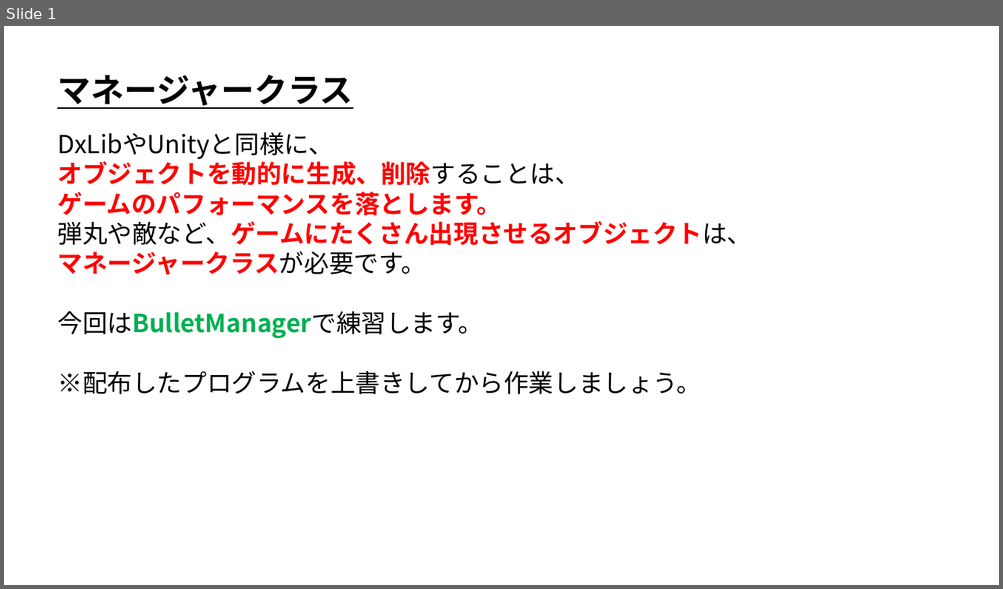
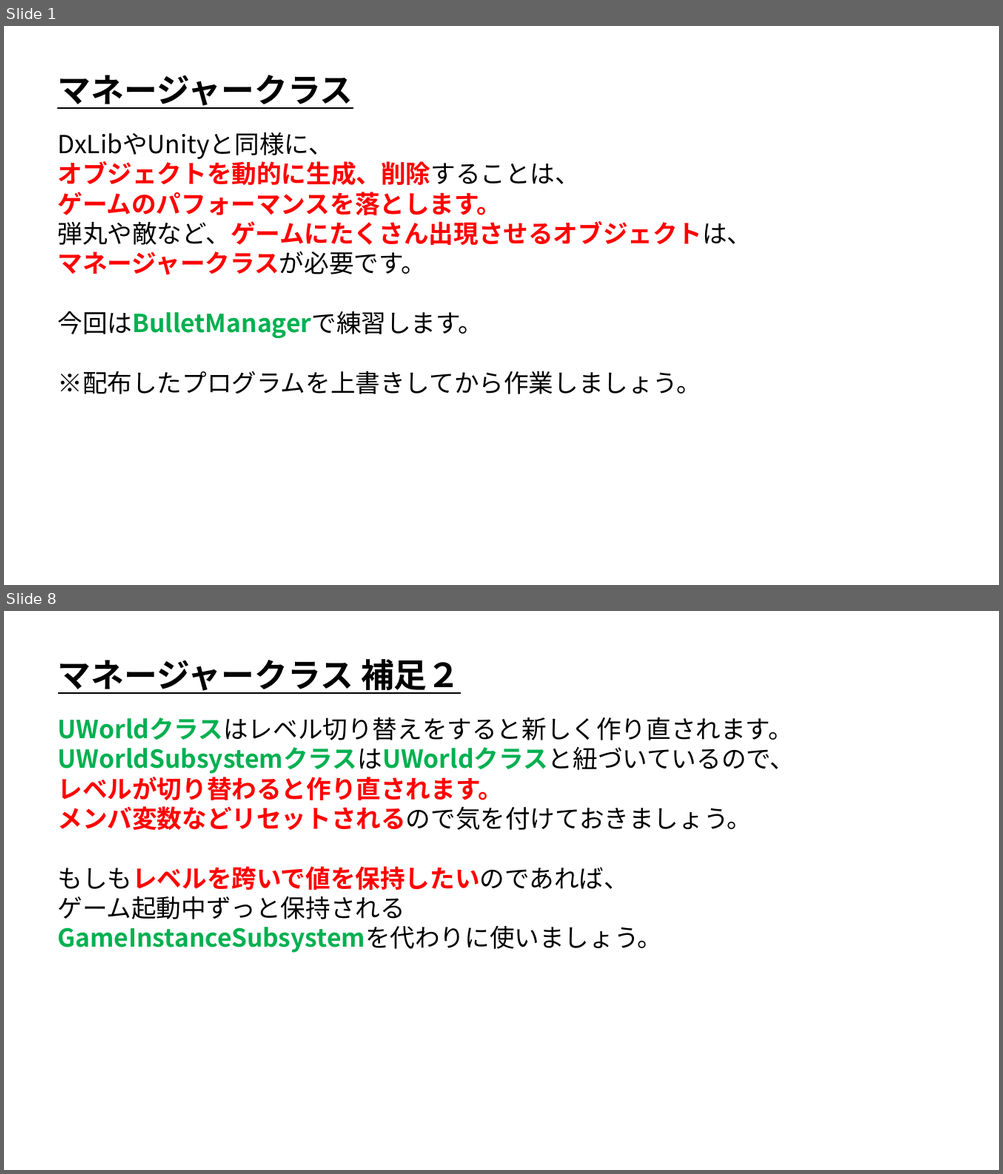
Before and after one commit to ArakiYusuke-Ohara/Textbook, a slide deck: ゲーム科3年/00_前期/ゲームエンジンⅤ/10_マネージャークラス.pptx. Shown one above the other, each under a label of ours: slide 1 before the commit, slides 1 and 8 after it; the slides between them are not shown. The pictures are 1003x589 and 1003x1174 pixels, drawn with LibreOffice and Linux fonts; fonts in the diff are those of the drawing. Boxes give left, top, right and bottom in pixels: in the first picture for what was removed or moved away, otherwise in the second. Text is boxed around its words. In the diff, an @@ line names an element or a change of style, - is before the commit and + after.

Commit message:
マネージャークラスを一新

```diff
--- a/ゲーム科3年/00_前期/ゲームエンジンⅤ/10_マネージャークラス.pptx
+++ b/ゲーム科3年/00_前期/ゲームエンジンⅤ/10_マネージャークラス.pptx
@@ slide 8 added at (x1=4, y1=611, x2=999, y2=1170), background #FFFFFF @@
@@ text added at (x1=58, y1=659, x2=460, y2=694), 32 pt, text #000000, bold, underline @@
+マネージャークラス 補足２
@@ text added at (x1=57, y1=717, x2=794, y2=953), 24 pt, text #000000, bold @@
+UWorldクラスはレベル切り替えをすると新しく作り直されます。
+UWorldSubsystemクラスはUWorldクラスと紐づいているので、
+レベルが切り替わると作り直されます。
+メンバ変数などリセットされるので気を付けておきましょう。
+もしもレベルを跨いで値を保持したいのであれば、
+ゲーム起動中ずっと保持される
+GameInstanceSubsystemを代わりに使いましょう。
```
Also in this commit, not shown: 5 slides changed, 1 other slide added, 2 slides removed, 8 other files.
